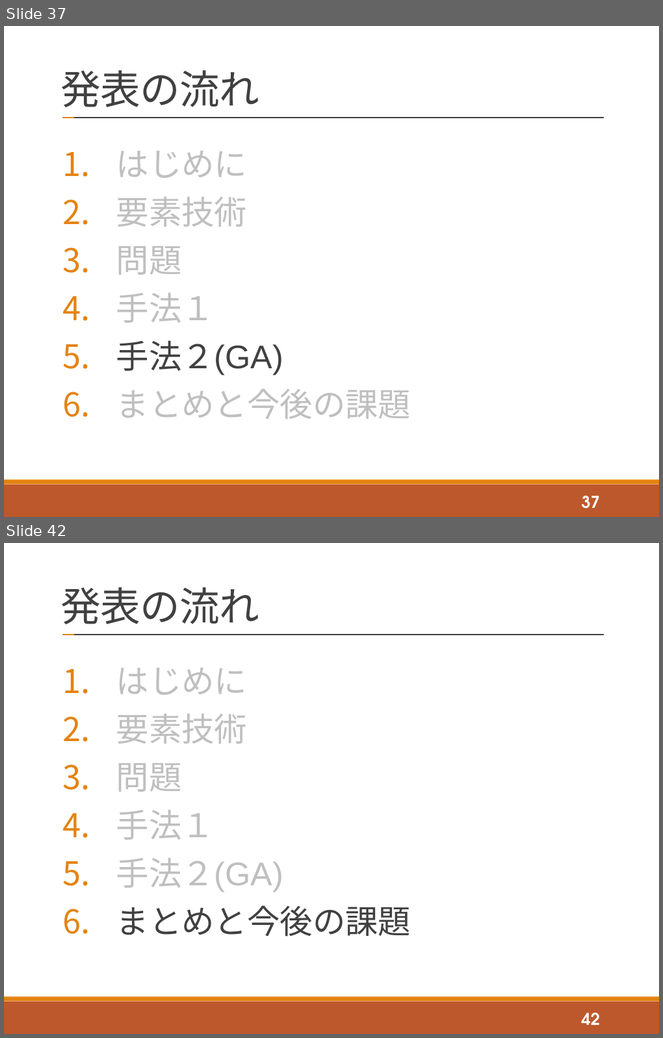
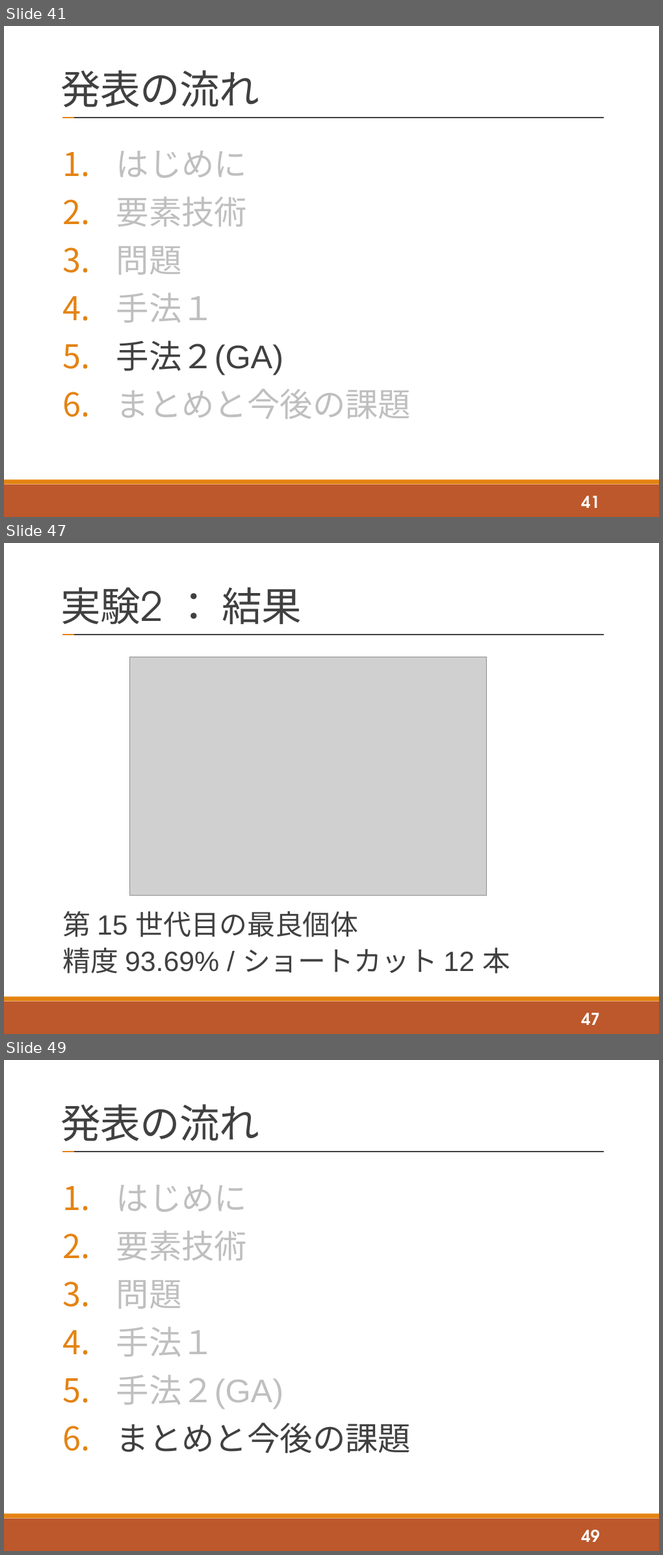
Before and after one commit to tatsuya-sugiyama/WeeklyReport, a slide deck: report/2020後期/2020_2nd_sugiyama.pptx. Shown one above the other, each under a label of ours: slides 37 and 42 before the commit, slides 41, 47 and 49 after it; the slides between them are not shown. The pictures are 663x1038 and 663x1555 pixels, drawn with LibreOffice and Linux fonts; fonts in the diff are those of the drawing; grey boxes stand for pictures. Boxes give left, top, right and bottom in pixels: in the first picture for what was removed or moved away, otherwise in the second. Text is boxed around its words. In the diff, an @@ line names an element or a change of style, - is before the commit and + after.

```diff
--- a/report/2020後期/2020_2nd_sugiyama.pptx
+++ b/report/2020後期/2020_2nd_sugiyama.pptx
@@ slide 47 added at (4,543,659,1034), background #FFFFFF; not listed: 4 template elements that a slide beside it also shows @@
@@ title added at (61,587,302,624), 44 pt, text #404040 @@
+実験2 ： 結果
@@ picture added at (130,657,487,895) @@
@@ text added at (63,912,510,974), 30.6 pt, text #404040 @@
+第 15 世代目の最良個体
+精度 93.69% / ショートカット 12 本
@@ page number added at (582,1013,600,1025), 18 pt, text #FFFFFF, bold @@
+47
@@ what was slide 37 is now slide 41 @@
@@ page number at (582,496,600,508): text changed @@
-37
+41
@@ what was slide 42 is now slide 49 @@
@@ page number at (582,1530,600,1542): text changed @@
-42
+49
```
Also in this commit, not shown: 11 slides changed, 6 other slides added, 6 other files.
